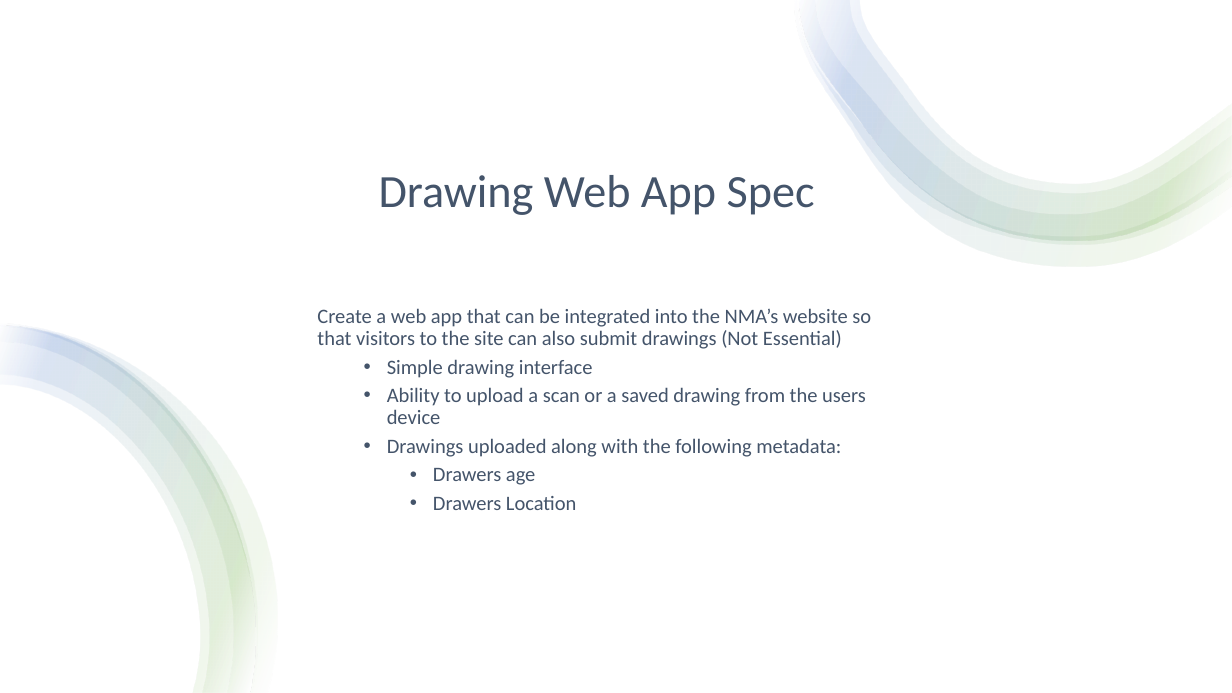
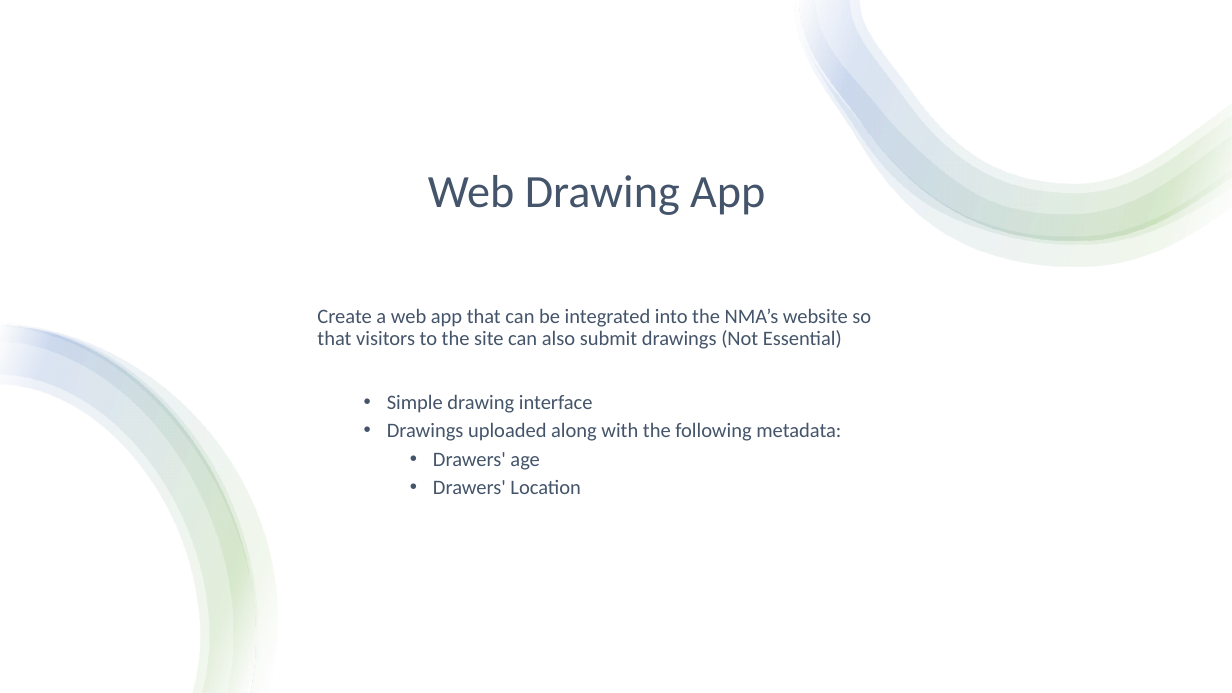
Before and after one commit to jgalminas/nma, a slide deck: slide 9 of Project Docs/National Marine Aquarium.pptx. Drawn at 1232x693 pixels with LibreOffice and Linux fonts; fonts in the diff are those of the drawing. Boxes give left, top, right and bottom in pixels: in the first picture for what was removed or moved away, otherwise in the second. Text is boxed around its words. In the diff, an @@ line names an element or a change of style, - is before the commit and + after.

```diff
--- a/Project Docs/National Marine Aquarium.pptx
+++ b/Project Docs/National Marine Aquarium.pptx
@@ title at [428, 175, 765, 215]: text changed @@
-Drawing Web App Spec
+Web Drawing App
@@ text at [387, 387, 866, 424]: paragraph removed @@
-  • Ability to upload a scan or a saved drawing from the users device
@@ text at [433, 452, 580, 494]: text changed @@
-    • Drawers age
-    • Drawers Location
+    • Drawers' age
+    • Drawers' Location
```
Also in this commit, not shown: 8 other slides changed.
